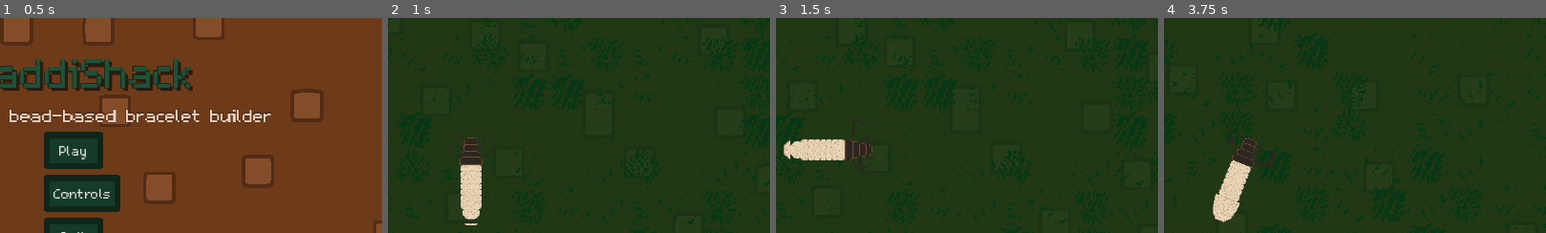
Above: before the commit, frames 1-4 (left to right).
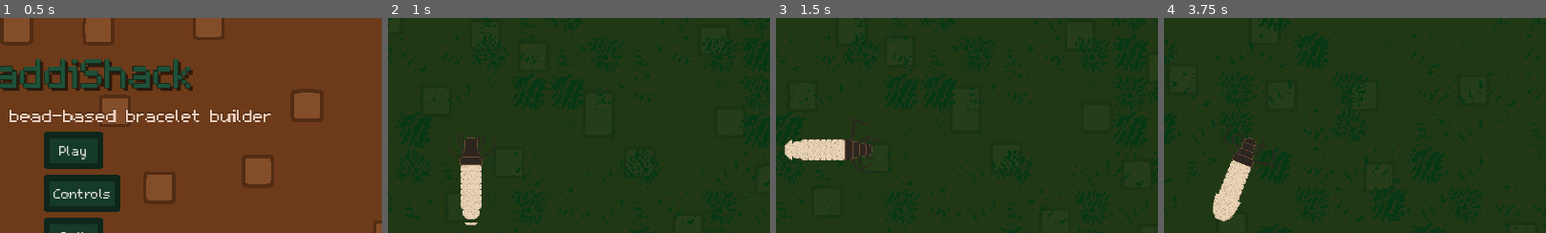
Above: after the commit, the same moments.

Repository: Splashy-Inc/caddishack
Game: Godot game, scene res://SCENES/screen_manager.tscn
Two runs of this game, one before a commit and one after it. Both use one fixed random seed, a clock stepped at 60 frames per second and the inputs below. The engine's default icon, where the game draws it, is replaced by a stand-in: a white triangle on a blue panel in a dark square.
Inputs (mouse positions are % of the whole screen's width and height, from its top left):
- Up to frame 1 (0.5 s): no input
- Up to frame 2 (1 s): click "Play" at 0.5 s
- Up to frame 3 (1.5 s): tap Enter at 1.25 s; move the mouse to (72, 45) at 1.27 s; press the mouse at (72, 45) at 1.28 s; hold D (right) from 1.28 s (still down)
- Up to frame 4 (3.75 s): move the mouse to (30, 55) at 2.02 s; release D (right) at 2.03 s; release the mouse at (30, 55) at 2.03 s; hold S (down) 2.03-2.78 s; click (30, 55) at 2.1 s; move the mouse to (60, 28) at 2.77 s; press the mouse at (60, 28) at 2.78 s; hold D (right) 2.78-3.53 s; move the mouse to (45, 70) at 3.52 s; release the mouse at (45, 70) at 3.53 s; hold W (up) from 3.53 s (still down); click (45, 70) at 3.6 s
The pictures show only the part of the screen within x 39-89%, y 19-69%; the shares and areas given below are measured in that part.

Frame 1 is identical in both runs. In frame 2, less than 0.1% of the frame differs, in the area x 19-24%, y 56-97%; in frame 3, less than 0.1%; in frame 4, 0.4%, in the area x 12-30%, y 50-96%.

Commit message:
Caddisfly retract when lifespan runs out or bead completed

Diff:
--- a/SCENES/TERRARIUM/caddisfly.tscn
+++ b/SCENES/TERRARIUM/caddisfly.tscn
@@ -68,6 +68,10 @@
 atlas = ExtResource("1_gf3mp")
 region = Rect2(384, 192, 128, 64)
 
+[sub_resource type="AtlasTexture" id="AtlasTexture_wmnl7"]
+atlas = ExtResource("1_gf3mp")
+region = Rect2(384, 128, 128, 64)
+
 [sub_resource type="SpriteFrames" id="SpriteFrames_ula2e"]
 animations = [{
 "frames": [{
@@ -88,7 +92,7 @@
 }],
 "loop": false,
 "name": &"Collect",
-"speed": 6.0
+"speed": 8.0
 }, {
 "frames": [{
 "duration": 1.0,
@@ -105,7 +109,7 @@
 }],
 "loop": true,
 "name": &"Idle",
-"speed": 6.0
+"speed": 8.0
 }, {
 "frames": [{
 "duration": 1.0,
@@ -141,19 +145,14 @@
 }, {
 "duration": 1.0,
 "texture": SubResource("AtlasTexture_rp8kb")
+}, {
+"duration": 1.0,
+"texture": SubResource("AtlasTexture_wmnl7")
 }],
 "loop": false,
 "name": &"Retract",
-"speed": 6.0
+"speed": 8.0
 }]
-
-[sub_resource type="CapsuleShape2D" id="CapsuleShape2D_0gxko"]
-radius = 9.0
-height = 44.0
-
-[sub_resource type="CapsuleShape2D" id="CapsuleShape2D_g7hui"]
-radius = 9.0
-height = 44.0
 
 [sub_resource type="Animation" id="Animation_qhebt"]
 length = 0.001
@@ -169,9 +168,24 @@
 "update": 1,
 "values": [&"Move"]
 }
+tracks/1/type = "value"
+tracks/1/imported = false
+tracks/1/enabled = true
+tracks/1/path = NodePath("AnimatedSprite2D:frame")
+tracks/1/interp = 1
+tracks/1/loop_wrap = true
+tracks/1/keys = {
+"times": PackedFloat32Array(0),
+"transitions": PackedFloat32Array(1),
+"update": 1,
+"values": [0]
+}
 
 [sub_resource type="Animation" id="Animation_pgsy6"]
 resource_name = "idle"
+length = 0.500013
+loop_mode = 1
+step = 0.125
 tracks/0/type = "value"
 tracks/0/imported = false
 tracks/0/enabled = true
@@ -184,9 +198,24 @@
 "update": 1,
 "values": [&"Idle"]
 }
+tracks/1/type = "value"
+tracks/1/imported = false
+tracks/1/enabled = true
+tracks/1/path = NodePath("AnimatedSprite2D:frame")
+tracks/1/interp = 1
+tracks/1/loop_wrap = true
+tracks/1/keys = {
+"times": PackedFloat32Array(0, 0.5),
+"transitions": PackedFloat32Array(1, 1),
+"update": 0,
+"values": [0, 3]
+}
 
 [sub_resource type="Animation" id="Animation_8n1sv"]
 resource_name = "move"
+length = 0.500013
+loop_mode = 1
+step = 0.125
 tracks/0/type = "value"
 tracks/0/imported = false
 tracks/0/enabled = true
@@ -199,13 +228,77 @@
 "update": 1,
 "values": [&"Move"]
 }
+tracks/1/type = "value"
+tracks/1/imported = false
+tracks/1/enabled = true
+tracks/1/path = NodePath("AnimatedSprite2D:frame")
+tracks/1/interp = 1
+tracks/1/loop_wrap = true
+tracks/1/keys = {
+"times": PackedFloat32Array(0, 0.375),
+"transitions": PackedFloat32Array(1, 1),
+"update": 0,
+"values": [0, 3]
+}
+
+[sub_resource type="Animation" id="Animation_pue2t"]
+resource_name = "retract"
+length = 0.625013
+step = 0.125
+tracks/0/type = "value"
+tracks/0/imported = false
+tracks/0/enabled = true
+tracks/0/path = NodePath("AnimatedSprite2D:animation")
+tracks/0/interp = 1
+tracks/0/loop_wrap = true
+tracks/0/keys = {
+"times": PackedFloat32Array(0),
+"transitions": PackedFloat32Array(1),
+"update": 1,
+"values": [&"Retract"]
+}
+tracks/1/type = "value"
+tracks/1/imported = false
+tracks/1/enabled = true
+tracks/1/path = NodePath("AnimatedSprite2D:frame")
+tracks/1/interp = 1
+tracks/1/loop_wrap = true
+tracks/1/keys = {
+"times": PackedFloat32Array(0, 0.5),
+"transitions": PackedFloat32Array(1, 1),
+"update": 0,
+"values": [0, 4]
+}
+tracks/2/type = "method"
+tracks/2/imported = false
+tracks/2/enabled = true
+tracks/2/path = NodePath(".")
+tracks/2/interp = 1
+tracks/2/loop_wrap = true
+tracks/2/keys = {
+"times": PackedFloat32Array(0.625),
+"transitions": PackedFloat32Array(1),
+"values": [{
+"args": [],
+"method": &"die"
+}]
+}
 
 [sub_resource type="AnimationLibrary" id="AnimationLibrary_6cf02"]
 _data = {
 "RESET": SubResource("Animation_qhebt"),
 "idle": SubResource("Animation_pgsy6"),
-"move": SubResource("Animation_8n1sv")
-}
+"move": SubResource("Animation_8n1sv"),
+"retract": SubResource("Animation_pue2t")
+}
+
+[sub_resource type="CapsuleShape2D" id="CapsuleShape2D_0gxko"]
+radius = 11.0
+height = 44.0
+
+[sub_resource type="CapsuleShape2D" id="CapsuleShape2D_g7hui"]
+radius = 11.0
+height = 44.0
 
 [sub_resource type="ViewportTexture" id="ViewportTexture_33qiq"]
 viewport_path = NodePath("BeadView")
@@ -239,8 +332,13 @@
 animation = &"Move"
 autoplay = "Idle"
 
+[node name="AnimationPlayer" type="AnimationPlayer" parent="."]
+libraries = {
+"": SubResource("AnimationLibrary_6cf02")
+}
+autoplay = "idle"
+
 [node name="CollisionShape2D" type="CollisionShape2D" parent="."]
-position = Vector2(0, -3)
 shape = SubResource("CapsuleShape2D_0gxko")
 
 [node name="CollectionArea" type="Area2D" parent="."]
@@ -249,16 +347,11 @@
 collision_mask = 4
 
 [node name="CollisionShape2D" type="CollisionShape2D" parent="CollectionArea"]
+position = Vector2(0, 3)
 shape = SubResource("CapsuleShape2D_g7hui")
 
-[node name="AnimationPlayer" type="AnimationPlayer" parent="."]
-libraries = {
-"": SubResource("AnimationLibrary_6cf02")
-}
-autoplay = "idle"
-
 [node name="BeadCenter" type="Marker2D" parent="."]
-position = Vector2(0, 64)
+position = Vector2(0, 63)
 
 [node name="BeadBar" type="TextureProgressBar" parent="."]
 offset_left = -32.0
@@ -271,10 +364,10 @@
 
 [node name="BeadView" type="SubViewport" parent="."]
 transparent_bg = true
-size = Vector2i(64, 128)
+size = Vector2i(64, 126)
 
 [node name="Bead" parent="BeadView" instance=ExtResource("2_8xfat")]
-position = Vector2(32, 64)
+position = Vector2(32, 63)
 rotation = 1.5708
 info = SubResource("Resource_i5yw8")
 
--- a/SCRIPTS/TERRARIUM/bead.gd
+++ b/SCRIPTS/TERRARIUM/bead.gd
@@ -3,6 +3,7 @@
 class_name Bead
 
 signal clicked
+signal completed
 
 @export var info : BeadInfo
 var travel_target_global_position : Vector2
@@ -59,6 +60,7 @@
 	if info.sand.color == SandMaterialInfo.SandColor.COLORLESS or new_color == SandMaterialInfo.SandColor.COLORLESS:
 		info.sand.color = new_color
 		sand_sprite.play(SandMaterialInfo.SandColor.keys()[info.sand.color])
+		check_completed()
 		return true
 	return false
 
@@ -66,5 +68,10 @@
 	if info.special.type == SpecialMaterialInfo.SpecialType.BASIC or new_special_type == SpecialMaterialInfo.SpecialType.BASIC:
 		info.special.type = new_special_type
 		item_sprite.play(SpecialMaterialInfo.SpecialType.keys()[info.special.type])
+		check_completed()
 		return true
 	return false
+
+func check_completed():
+	if info.sand.color != SandMaterialInfo.SandColor.COLORLESS and info.special.type != SpecialMaterialInfo.SpecialType.BASIC:
+		completed.emit()
--- a/SCRIPTS/TERRARIUM/caddisfly.gd
+++ b/SCRIPTS/TERRARIUM/caddisfly.gd
@@ -19,31 +19,37 @@
 @onready var lifespan_timer: Timer = $LifespanTimer
 
 func _ready() -> void:
+	if bead:
+		bead.completed.connect(_on_bead_completed)
 	bead_bar.max_value = lifespan_timer.wait_time
 	bead_bar.value = 0
 
 func _physics_process(delta: float) -> void:
 	bead_bar.value = lifespan_timer.wait_time - lifespan_timer.time_left
-	var new_direction = Vector2.ZERO
-	if Globals.is_mobile and Globals.joystick:
-		new_direction = Globals.joystick.direction
-	else:
-		new_direction = Input.get_vector("left", "right", "up", "down")
+	if not lifespan_timer.is_stopped():
+		var new_direction = Vector2.ZERO
+		if Globals.is_mobile and Globals.joystick:
+			new_direction = Globals.joystick.direction
+		else:
+			new_direction = Input.get_vector("left", "right", "up", "down")
 
-	if new_direction and new_direction != Vector2.ZERO:
-		speed_mod = 1.0
-		direction = direction.lerp(new_direction.normalized(), .1)
-		animation_player.play("move")
-		rotation = -direction.angle_to(Vector2.UP)
-	else:
-		speed_mod = 0.0
-		animation_player.play("idle")
+		if new_direction and new_direction != Vector2.ZERO:
+			speed_mod = 1.0
+			direction = direction.lerp(new_direction.normalized(), .1)
+			animation_player.play("move")
+			rotation = -direction.angle_to(Vector2.UP)
+		else:
+			speed_mod = 0.0
+			animation_player.play("idle")
 
-	velocity = direction * SPEED * speed_mod
+		velocity = direction * SPEED * speed_mod
 
-	move_and_slide()
+		move_and_slide()
 
 func _on_lifespan_timer_timeout() -> void:
+	animation_player.play("retract")
+
+func die():
 	died.emit(self)
 
 func _on_died(caddis_fly: CaddisFly) -> void:
@@ -62,3 +68,7 @@
 		if body.info is SpecialMaterialInfo:
 			if bead.set_special(body.info.type):
 				body.queue_free()
+
+func _on_bead_completed():
+	lifespan_timer.stop()
+	animation_player.play("retract")
Not shown: 1 places in SCENES/TERRARIUM/caddisfly.tscn that only renumber resources
